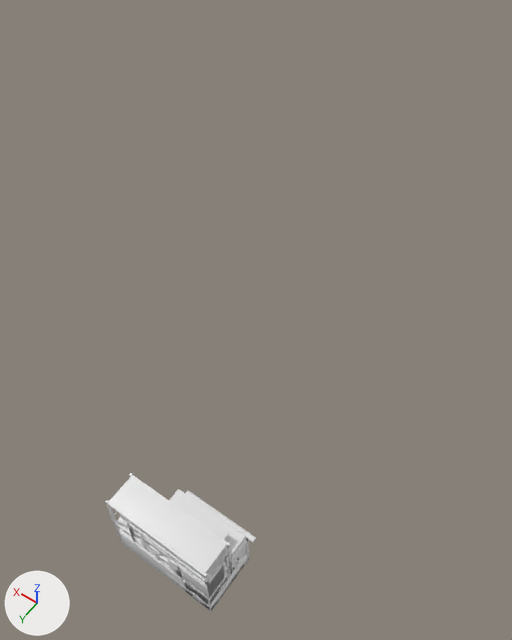
The glTF model assets/props.glb: old version first, new version second.
The view is the same before and after, from a 50 mm camera at (-3.9, 3.6, 18.4) aimed at (4.1, -7.6, 0.8). Lighting does not change. The marker at lower left points along +X, +Y and +Z. The first picture is the older version.

The first picture shows 'counter_2.8x0.7x1.05', 'fridge_0.8x0.7x1.9', 'machine_2.2x1.6x2', 'rack_2.4x0.8x2.2', 'rack_3x0.9x2.6' and 9 more.
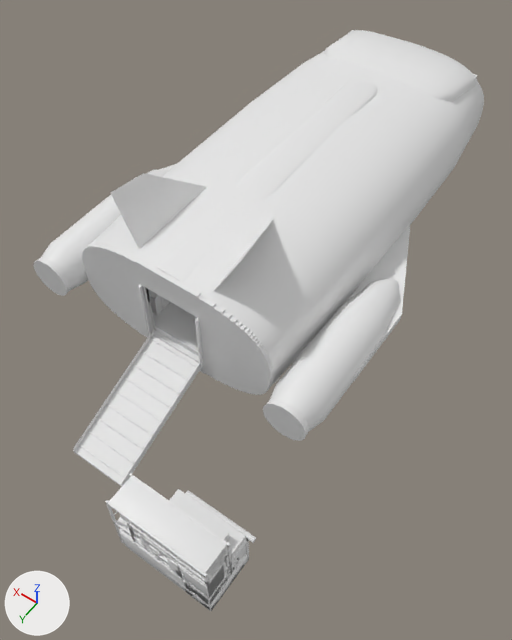
Pixel boxes [x1, y1, x2, y2] of what changed, in the pictures (512 x 640 px):
'shuttle_10x21x5.4', added: after [34, 30, 484, 441]
    faces in mat_tint (white #e7e7e7): [91, 51, 484, 386]
    faces in mat_paint (white #e7e7e7): [41, 30, 477, 431]
    faces in mat_visor (white #e7e7e7): [325, 30, 477, 102]
    faces in mat_metal (white #e7e7e7): [34, 257, 309, 441]
    faces in mat_plastic (white #e7e7e7): [152, 298, 199, 356]
'shuttle_ramp_10x21x5.4', added: after [73, 329, 202, 487]
    faces in mat_metal (white #e7e7e7): [73, 335, 202, 487]
    faces in mat_rubber (white #e7e7e7): [80, 339, 197, 478]
    faces in mat_paint (white #e7e7e7): [73, 329, 201, 486]

What the commit changed:
Material 'visor' (mat_visor) is new.
Its base color is (0.8, 0.8, 0.8) (white #e7e7e7).
Mesh me_shuttle_ramp_10x21x5_4 is new.
It has 518 vertices, 988 faces and spans x 4.05..5.95, y -5.0..-1.2, z -0.1..1.78.
Faces by material slot: [4, 12, 972].
It uses material mat_paint (white #e7e7e7).
It uses material mat_metal (white #e7e7e7).
It uses material mat_rubber (white #e7e7e7).
Mesh me_shuttle_10x21x5_4 is new.
It has 19388 vertices, 37912 faces and spans x 0.0..10.0, y -20.9..-4.2, z 0.0..6.2.
It uses material mat_wood (white #e7e7e7).
It uses material mat_fabric (white #e7e7e7).
It uses material mat_paint (white #e7e7e7).
It uses material mat_metal (white #e7e7e7).
It uses material mat_stone (white #e7e7e7).
It uses material mat_plastic (white #e7e7e7).
It uses material mat_rubber (white #e7e7e7).
It uses material mat_cardboard (white #e7e7e7).
It uses material mat_screen (white #e7e7e7).
It uses material mat_tint (white #e7e7e7).
It uses material mat_glow (white #e7e7e7).
It uses material mat_visor (white #e7e7e7).
Object 'shuttle_ramp_10x21x5.4' (ob_shuttle_ramp_10x21x5_4) is new; it shows me_shuttle_ramp_10x21x5_4.
Its location is (0.0, 0.0, 0.0).
Object 'shuttle_10x21x5.4' (ob_shuttle_10x21x5_4) is new; it shows me_shuttle_10x21x5_4.
Its location is (0.0, 0.0, 0.0).
